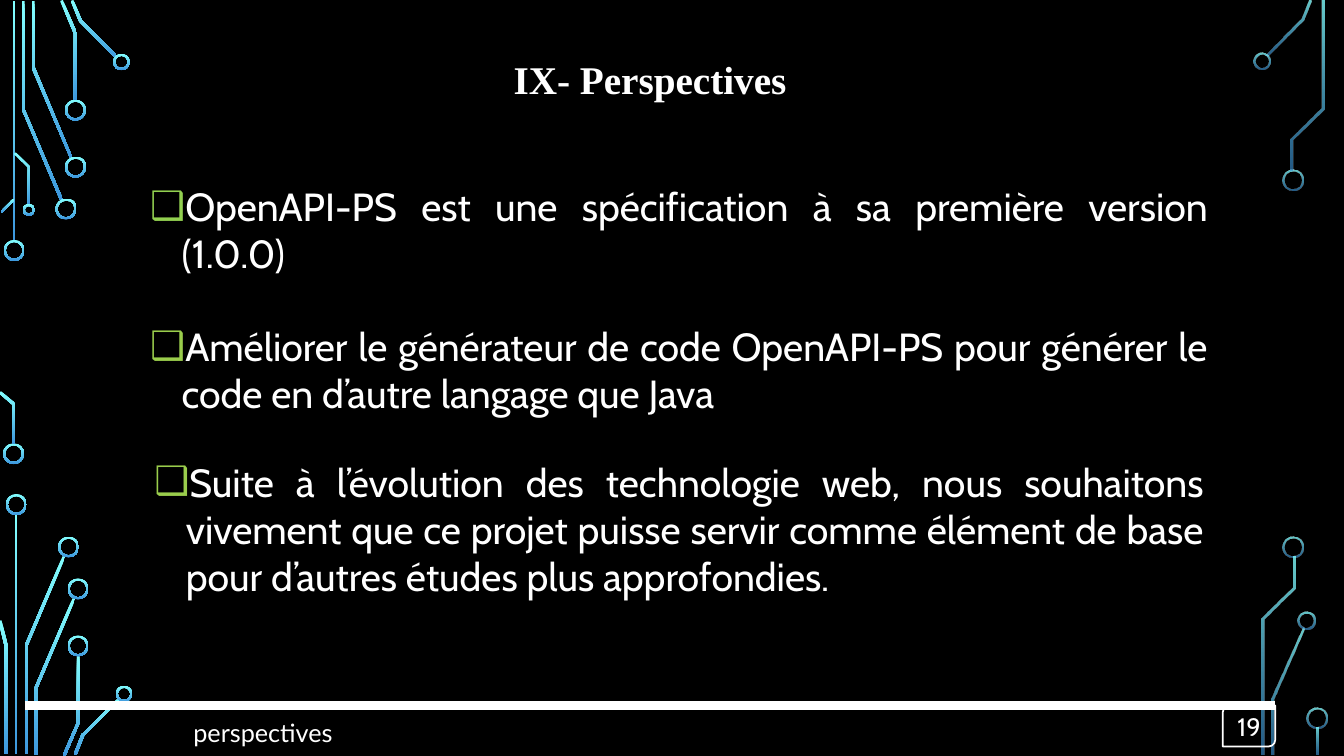
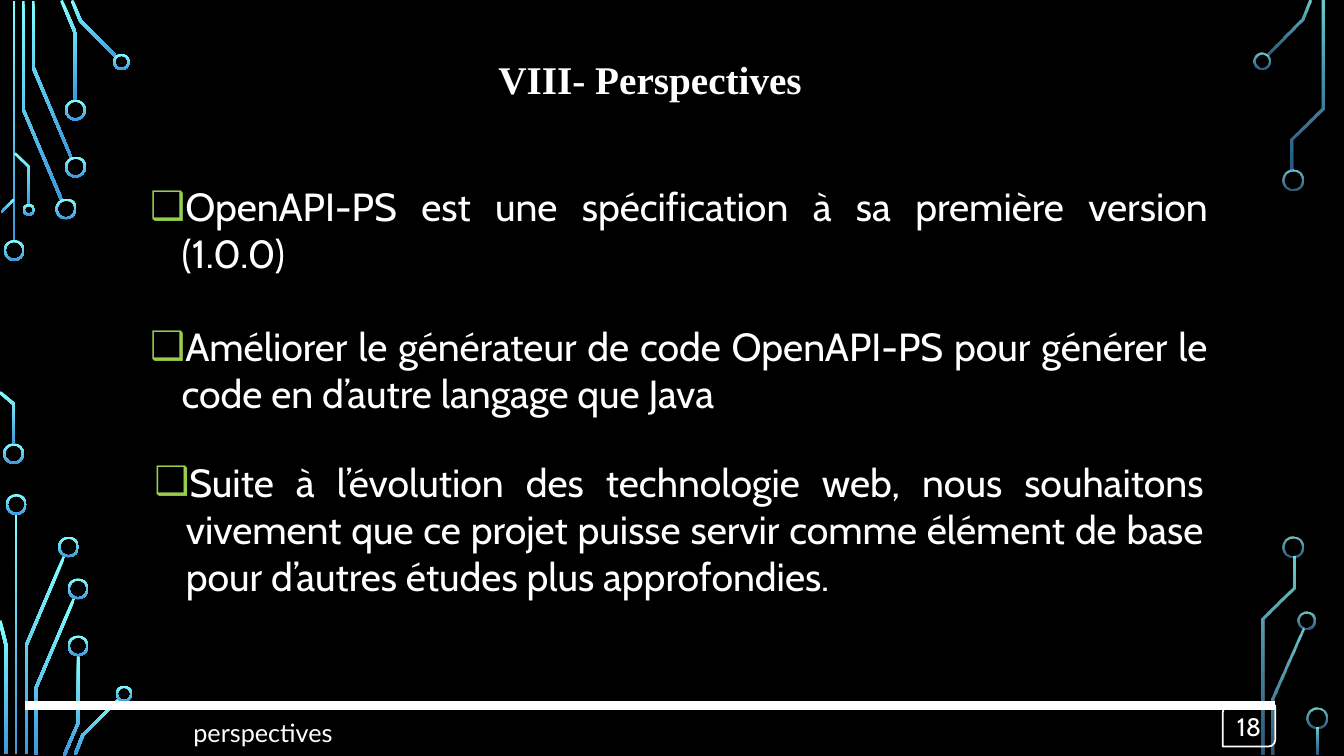
Before and after one commit to OA-Souleymane/MyGitHub-Files, a slide deck: slide 18 of Chapitres/mémoire/diapoMemoire.pptx (slide 19 before the commit). Drawn at 1344x756 pixels with LibreOffice and Linux fonts; fonts in the diff are those of the drawing; background and template pictures are left out. Boxes give left, top, right and bottom in pixels: in the first picture for what was removed or moved away, otherwise in the second. Text is boxed around its words. In the diff, an @@ line names an element or a change of style, - is before the commit and + after.

```diff
--- a/Chapitres/mémoire/diapoMemoire.pptx
+++ b/Chapitres/mémoire/diapoMemoire.pptx
@@ text at [498, 67, 801, 101]: text changed @@
-IX- Perspectives
+VIII- Perspectives
@@ text in round diag rect at [1237, 718, 1261, 737]: text changed @@
-19
+18
```
Also in this commit, not shown: 11 other slides changed, 1 slide removed, 7 other files.
